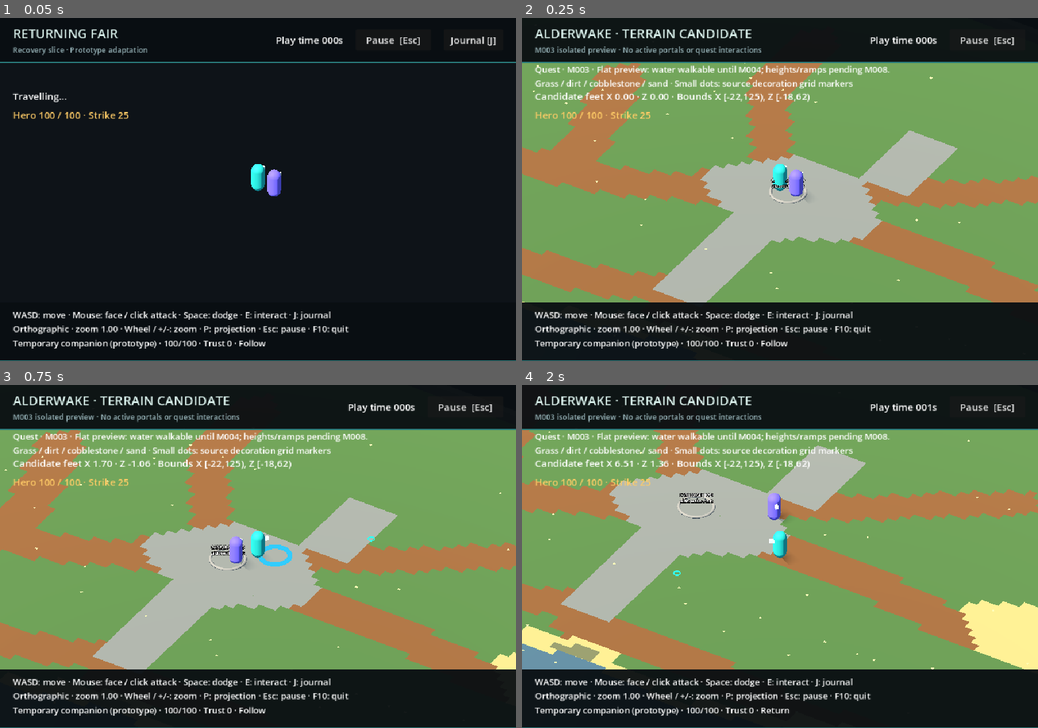
Above: before the commit, frames 1-4 (two rows, left to right).
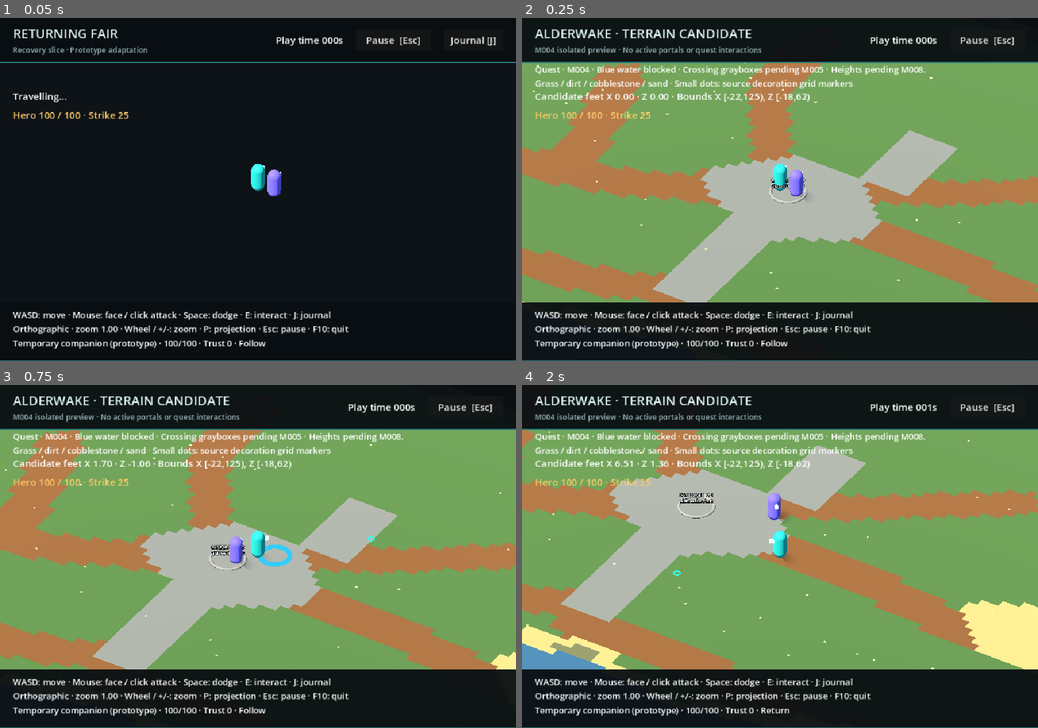
Above: after the commit, the same moments.

Repository: conejoo/game-prototype-3
Game: Godot game, scene res://tests/map_candidate.tscn
Same seed, same stepped clock (60 frames per second), same inputs: the game is played once before the commit and once after it. This scene is started directly instead of the project's main scene.
Inputs (mouse positions are in pixels of both pictures, inside the frame that each line leads up to):
- Up to frame 1 (0.05 s): no input
- Up to frame 2 (0.25 s): no input
- Up to frame 3 (0.75 s): tap Enter at 0.5 s; move the mouse to (371, 539) at 0.52 s; hold D (move_right) from 0.53 s (still down); hold Space (dodge) from 0.53 s (still down); click (371, 539) at 0.67 s
- Up to frame 4 (2 s): tap E (interact) at 0.8, 1.35 s; move the mouse to (676, 573) at 1.27 s; release D (move_right) at 1.28 s; release Space (dodge) at 1.28 s; hold S (move_back) from 1.28 s (still down); tap Space (dodge) at 1.55 s

Frame 1 is identical in both runs. In frame 2, 0.7% of the frame differs, in the area x 5-79%, y 8-17%; in frame 3, 0.7%; in frame 4, 0.8%, in the area x 0-79%, y 8-83%.

Commit message:
Implement M004 authored water and exit blockers

Diff:
--- a/game/tests/map_candidate_checks.gd
+++ b/game/tests/map_candidate_checks.gd
@@ -16,7 +16,7 @@
 	var location: AlderwakeTerrainPreview = game.world_host.current_location
 	_check(location != null and location.build_errors.is_empty(), "Candidate did not initialize")
 	_check(location.bounds == Rect2(-22, -18, 147, 80), "Full logical bounds differ")
-	_check(location.batch_count == 7, "Terrain must use seven layer/material batches, not per-cell nodes")
+	_check(location.batch_count == 6, "Terrain must use six layer/material batches plus separate water union, not per-cell nodes")
 	_check(location.interactables().is_empty() and location.destination_id.is_empty(), "Candidate activated gameplay records")
 	_check(game.party.members().size() == 2, "Candidate changed party ownership")
 	_check(game.save_repository.path == "user://saves/playtest-map-candidate.json", "Candidate must default to isolated save slot")
@@ -50,10 +50,14 @@
 	# Raycast centers across all 11,760 gameplay cells; one authoritative flat floor.
 	var space: PhysicsDirectSpaceState3D = location.get_world_3d().direct_space_state
 	var floor_count: int = 0
+	var excluded_blockers: Array[RID] = []
+	for body: Node in location.water_blockers.get_children():
+		if body is StaticBody3D:
+			excluded_blockers.append(body.get_rid())
 	for z: int in range(-18, 62):
 		for x: int in range(-22, 125):
 			var feet: Vector3 = Vector3(x + 0.5, 0, z + 0.5)
-			var hit: Dictionary = space.intersect_ray(PhysicsRayQueryParameters3D.create(feet + Vector3.UP, feet + Vector3.DOWN, 1))
+			var hit: Dictionary = space.intersect_ray(PhysicsRayQueryParameters3D.create(feet + Vector3.UP, feet + Vector3.DOWN, 1, excluded_blockers))
 			if not hit.is_empty() and absf((hit.position as Vector3).y) < 0.005 and (hit.normal as Vector3).y > 0.99:
 				floor_count += 1
 	_check(floor_count == 11760, "Flat floor contains holes or wrong heights")
--- a/game/tests/map_candidate_root.gd
+++ b/game/tests/map_candidate_root.gd
@@ -12,15 +12,15 @@
 	save_repository = SaveRepository.new("user://saves/playtest-map-candidate.json")
 	await super._ready()
 	ui.get_node("Screen/Header/Margin/Row/Titles/Title").text = "ALDERWAKE · TERRAIN CANDIDATE"
-	ui.location_label.text = "M003 isolated preview · No active portals or quest interactions"
+	ui.location_label.text = "M004 isolated preview · No active portals or quest interactions"
 	ui.journal_button.visible = false
-	print("M003 candidate ready: ", JSON.stringify(world_host.current_location.preview_report))
+	print("M004 candidate ready: ", JSON.stringify(world_host.current_location.preview_report))
 	if "--candidate-paused" in OS.get_cmdline_user_args():
 		_set_paused(true)
 
 
 func _refresh_journal() -> void:
-	ui.show_objective("M003 · Flat preview: water walkable until M004; heights/ramps pending M008.\nGrass / dirt / cobblestone / sand · Small dots: source decoration grid markers")
+	ui.show_objective("M004 · Blue water blocked · Crossing grayboxes pending M005 · Heights pending M008.\nGrass / dirt / cobblestone / sand · Small dots: source decoration grid markers")
 
 
 func _refresh_interaction() -> void:
--- /dev/null
+++ b/game/tests/map_water_checks.gd
@@ -0,0 +1,158 @@
+extends SceneTree
+## M004 synthetic placements/sweeps; ordinary rendered input is separate evidence.
+
+var failures: PackedStringArray = []
+
+
+func _initialize() -> void:
+	_run.call_deferred()
+
+
+func _run() -> void:
+	var game: Node3D = load("res://tests/map_candidate.tscn").instantiate()
+	root.add_child(game)
+	await game.world_host.transition_finished
+	await physics_frame
+	var location: AlderwakeTerrainPreview = game.world_host.current_location
+	var water: AlderwakeWaterBlockers = location.water_blockers
+	var space: PhysicsDirectSpaceState3D = location.get_world_3d().direct_space_state
+	var expected: int = 0
+	for record: Dictionary in location.layout.colliders:
+		if not (str(record.id).begins_with("moonwood-water-") or str(record.id).begins_with("south-water-") or record.id in ["passenger-basin-water-01", "future-exit-gate"]):
+			continue
+		expected += 1
+		var body: StaticBody3D = water.get_node(str(record.id))
+		var shape: BoxShape3D = body.get_child(0).shape
+		var r: Array = record.rect_xz_m
+		_check(body.get_meta("source_collider_id") == record.id, "Lost authored collider ID")
+		_check(body.position.distance_to(Vector3(r[0] + r[2] / 2, 1.4, r[1] + r[3] / 2)) < 0.001, "Collider registration: " + str(record.id))
+		_check(shape.size.distance_to(Vector3(r[2], 3.2, r[3])) < 0.001, "Collider extents: " + str(record.id))
+	_check(water.records.size() + 1 == expected, "Water inventory mismatch")
+	print("M004 exact authored blockers: ", expected, " (water=", water.records.size(), ") union cells=", water.water_cells.size())
+	# Every occupied half-metre cell has real physics; every exposed edge gets
+	# radius-aware motion sweeps at <=0.1m spacing, including tile/record seams.
+	var capsule: CapsuleShape3D = CapsuleShape3D.new()
+	capsule.radius = 0.35
+	capsule.height = 1.6
+	var occupied: int = 0
+	var sweep_count: int = 0
+	for cell: Vector2i in water.water_cells:
+		var center: Vector2 = location.bounds.position + Vector2(cell) * 0.5 + Vector2.ONE * 0.25
+		var hit: Dictionary = space.intersect_ray(PhysicsRayQueryParameters3D.create(Vector3(center.x, 4, center.y), Vector3(center.x, 0.8, center.y), 1))
+		_check(not hit.is_empty() and hit.collider.get_parent() == water, "Water cell missing physics: " + str(cell))
+		occupied += 1
+		for direction: Vector2i in [Vector2i.LEFT, Vector2i.RIGHT, Vector2i.UP, Vector2i.DOWN]:
+			if water.water_cells.has(cell + direction):
+				continue
+			var normal: Vector2 = Vector2(direction)
+			var tangent: Vector2 = Vector2(-normal.y, normal.x)
+			for offset: float in [-0.2, -0.1, 0.0, 0.1, 0.2]:
+				var edge: Vector2 = center + normal * 0.25 + tangent * offset
+				var start: Vector2 = edge + normal * 0.7
+				var query: PhysicsShapeQueryParameters3D = PhysicsShapeQueryParameters3D.new()
+				query.shape = capsule
+				query.transform = Transform3D(Basis.IDENTITY, Vector3(start.x, 0.82, start.y))
+				query.collision_mask = 1
+				if not location.bounds.has_point(start) or not space.intersect_shape(query).is_empty():
+					continue # no dry actor approach at this concave corner/perimeter
+				query.motion = Vector3(-normal.x, 0, -normal.y) * 1.4
+				var fractions: PackedFloat32Array = space.cast_motion(query)
+				_check(fractions[0] < 0.4, "Capsule sweep leaks exposed water edge: " + str(edge))
+				sweep_count += 1
+	_check(sweep_count > 1000, "Insufficient exposed-edge capsule coverage")
+	print("M004 occupied cells=", occupied, " exposed-edge capsule sweeps=", sweep_count, " spacing<=0.1m")
+	var nav_map: RID = location.get_world_3d().navigation_map
+	await physics_frame
+	await physics_frame
+	await process_frame
+	NavigationServer3D.map_force_update(nav_map)
+	_check(NavigationServer3D.map_get_regions(nav_map).has(location.navigation_region.get_rid()), "Dry navigation region absent from server")
+	var dry_start: Vector3 = NavigationServer3D.map_get_closest_point(nav_map, Vector3.ZERO)
+	_check(dry_start.distance_to(Vector3.ZERO) <= 0.3, "Provisional dry start not navigable")
+	var dry_return: Vector3 = NavigationServer3D.map_get_closest_point(nav_map, Vector3(107.25, 0, 1.25))
+	_check(dry_return.distance_to(Vector3(107.25, 0, 1.25)) <= 0.3, "Provisional dry return not navigable")
+	var minimum_water_nav_distance: float = INF
+	for cell: Vector2i in water.water_cells:
+		var center: Vector2 = location.bounds.position + Vector2(cell) * 0.5 + Vector2.ONE * 0.25
+		var point: Vector3 = Vector3(center.x, 0, center.y)
+		var closest: Vector3 = NavigationServer3D.map_get_closest_point(nav_map, point)
+		minimum_water_nav_distance = minf(minimum_water_nav_distance, Vector2(closest.x, closest.z).distance_to(center))
+		_check(Vector2(closest.x, closest.z).distance_to(center) >= 0.4 and absf(closest.y) <= 0.21, "Water union contains usable navigation: " + str(cell))
+	print("M004 dry nav polygons=", location.navigation_region.navigation_mesh.get_polygon_count(), " water center min horizontal distance=", minimum_water_nav_distance, " dry start=", dry_start)
+	for point: Vector3 in [Vector3(98.5, 0, -2.5), Vector3(98.5, 0, 1.5), Vector3(70.5, 0, 10.5), Vector3(70.5, 0, 14.5), Vector3(35, 0, 25), Vector3(-10, 0, 25), Vector3(114.5, 0, -15.5), Vector3(124.25, 0, -7)]:
+		var closest: Vector3 = NavigationServer3D.map_get_closest_point(nav_map, point)
+		_check(Vector2(closest.x, closest.z).distance_to(Vector2(point.x, point.z)) >= 0.4, "Blocked point remained navigable: " + str(point))
+		_check(absf(closest.y) <= 0.21, "Navigation baked blocker top")
+	# Both authored three-metre openings remain empty, without deck/rail claims.
+	for opening: Rect2 in [Rect2(95, -2, 8, 3), Rect2(67, 11, 7, 3)]:
+		var z: float = opening.position.y + 0.4
+		while z < opening.end.y - 0.39:
+			var x: float = opening.position.x + 0.4
+			while x < opening.end.x - 0.39:
+				var query: PhysicsShapeQueryParameters3D = PhysicsShapeQueryParameters3D.new()
+				query.shape = capsule
+				query.transform = Transform3D(Basis.IDENTITY, Vector3(x, 0.82, z))
+				query.collision_mask = 1
+				_check(space.intersect_shape(query).is_empty(), "Authored crossing opening blocked")
+				x += 0.1
+			z += 0.1
+	_check(game.world_host._placement_errors(location.find_spawn("alderwake-start")).is_empty(), "Start party pad unsafe")
+	_check(game.world_host._placement_errors(location.find_spawn("alderwake-from-tollworks")).is_empty(), "Return party pad unsafe")
+	game.companion_ai.enabled = false
+	game.companion.set_physics_process(false)
+	var hero: ActorPlaceholder = game.player_placeholder
+	hero.set_physics_process(false)
+	hero.player_controlled = false
+	hero.combat_enabled = true
+	var cases: Array[Dictionary] = [
+		{"id": "bridge-north", "start": Vector3(98.5, 0, -0.5), "dir": Vector3.FORWARD},
+		{"id": "bridge-south", "start": Vector3(98.5, 0, -0.5), "dir": Vector3.BACK},
+		{"id": "ford-north", "start": Vector3(70.5, 0, 12.5), "dir": Vector3.FORWARD},
+		{"id": "ford-south", "start": Vector3(70.5, 0, 12.5), "dir": Vector3.BACK},
+		{"id": "bridge-row-seam", "start": Vector3(96, 0, -3), "dir": Vector3.RIGHT},
+		{"id": "ford-row-corner", "start": Vector3(67, 0, 13), "dir": Vector3(1, 0, 1).normalized()},
+		{"id": "basin-west", "start": Vector3(26.5, 0, 25), "dir": Vector3.RIGHT},
+		{"id": "lake-tip", "start": Vector3(114.5, 0, -17), "dir": Vector3.BACK},
+		{"id": "south-shore", "start": Vector3(-10, 0, 13), "dir": Vector3.BACK},
+		{"id": "water-perimeter-seam", "start": Vector3(-21.5, 0, 14), "dir": Vector3(-1, 0, 1).normalized()},
+		{"id": "closed-east-gate", "start": Vector3(121.5, 0, -7), "dir": Vector3.RIGHT}]
+	for test: Dictionary in cases:
+		for dodge: bool in [false, true]:
+			hero.global_position = test.start
+			hero.velocity = Vector3.ZERO
+			hero.combat.cancel()
+			hero.move_direction(test.dir)
+			await physics_frame
+			if dodge:
+				_check(hero.request_dodge(test.dir), "Fixture dodge rejected")
+			var contacts: bool = false
+			for step: int in range(90):
+				var previous: Vector3 = hero.global_position
+				hero._physics_process(1.0 / 60.0)
+				contacts = contacts or hero.get_slide_collision_count() > 0
+				_check(absf(hero.global_position.y) < 0.05, "Hero fell or climbed water/gate")
+				# Inspect every <=0.1m point along real walk/dodge displacement.
+				var samples: int = maxi(1, ceili(previous.distance_to(hero.global_position) / 0.1))
+				for sample: int in range(samples + 1):
+					var feet: Vector3 = previous.lerp(hero.global_position, float(sample) / samples)
+					for record: Dictionary in water.records:
+						var r: Array = record.rect_xz_m
+						_check(not Rect2(r[0], r[1], r[2], r[3]).has_point(Vector2(feet.x, feet.z)), "Walking/dodge entered water: " + str(test.id))
+			_check(contacts and hero.global_position.distance_to(test.start) < 3.0, "Hero passed blocker: " + str(test.id))
+			_check(hero.global_position.x <= 124.66 and hero.global_position.x >= -21.66, "Hero escaped bounds")
+			if test.id == "closed-east-gate":
+				_check(hero.global_position.x <= 122.66, "Hero passed closed exit")
+			print("M004 actual hero ", test.id, " dodge=", dodge, " feet=", hero.global_position)
+	game.queue_free()
+	await process_frame
+	if failures.is_empty():
+		print("M004 map_water_checks PASS: authored inventory/registration, water union, capsule edges/seams, four negative probes, actual walk/dodge, floor/bounds/gate, dry navigation, opening/party clearance")
+	else:
+		for failure: String in failures:
+			push_error(failure)
+	quit(0 if failures.is_empty() else 1)
+
+
+func _check(condition: bool, message: String) -> void:
+	if not condition and not failures.has(message):
+		failures.append(message)
--- a/game/world/map_candidate/terrain_preview.gd
+++ b/game/world/map_candidate/terrain_preview.gd
@@ -1,6 +1,6 @@
 class_name AlderwakeTerrainPreview
 extends PrototypeLocation
-## M003 only: source-registered flat preview. No water/prop/cliff blockers yet.
+## M003/M004: source-registered flat preview with independent water blockers.
 
 const LAYOUT_PATH: String = "res://content/maps/alderwake_layout.json"
 const COLORS: Dictionary[String, Color] = {
@@ -17,6 +17,7 @@
 var preview_report: Dictionary = {}
 var bounds: Rect2
 var batch_count: int = 0
+var water_blockers: AlderwakeWaterBlockers
 
 
 func _init() -> void:
@@ -50,12 +51,16 @@
 	_add_box("BoundaryEast", Vector3(bounds.end.x + 0.2, 1.5, center.y), Vector3(0.4, 3.0, bounds.size.y + 0.8))
 	_add_box("BoundaryNorth", Vector3(center.x, 1.5, bounds.position.y - 0.2), Vector3(bounds.size.x + 0.8, 3.0, 0.4))
 	_add_box("BoundarySouth", Vector3(center.x, 1.5, bounds.end.y + 0.2), Vector3(bounds.size.x + 0.8, 3.0, 0.4))
+	water_blockers = AlderwakeWaterBlockers.new()
+	water_blockers.build(layout, bounds)
+	add_child(water_blockers)
 	var spawns: Node3D = Node3D.new()
 	spawns.name = "Spawns"
 	add_child(spawns)
 	_add_spawn(spawns, "alderwake-start", Vector3(float(layout.spawn_xyz_m[0]), 0, float(layout.spawn_xyz_m[2])))
 	_add_spawn(spawns, "alderwake-from-tollworks", Vector3(107.25, 0, 1.25))
-	preview_report["limits"] = "Flat level-zero preview; water walkable until M004; elevation M008; provisional flat navigation M009; raw decoration grid markers, sprites M011; art/props/portals inactive."
+	preview_report["water"] = {"authored_records": water_blockers.records.size(), "union_half_metre_cells": water_blockers.water_cells.size(), "closed_exit": true}
+	preview_report["limits"] = "M004 authored water/gate blocked; flat elevation M008; dry-only provisional navigation M009; crossings M005; raw grid markers, landscape M011; art/props/portals inactive."
 
 
 func resolve_layer(layer: Dictionary) -> Dictionary:
@@ -113,6 +118,10 @@
 	for value: Variant in rectangles:
 		var record: Dictionary = value
 		var key: String = "raw-marker" if str(record.key).begins_with("raw:") else str(record.key)
+		# Water paint remains inventoried; authored occupancy owns the M004
+		# neutral preview. This keeps painted crossing/dock openings visibly dry.
+		if key == "water":
+			continue
 		if not batches.has(key):
 			var surface: SurfaceTool = SurfaceTool.new()
 			surface.begin(Mesh.PRIMITIVE_TRIANGLES)
@@ -188,18 +197,23 @@
 
 
 func prepare_navigation() -> PackedStringArray:
-	# Provisional unobstructed flat surface so existing party lifecycle can run.
-	# M009 must replace this after real water, props and heights exist.
+	# M004 provisional dry-only bake; M009 owns complete exterior strategy.
 	if navigation_region != null:
 		return PackedStringArray()
-	var inner: Rect2 = bounds.grow(-0.4)
 	var mesh: NavigationMesh = NavigationMesh.new()
+	mesh.cell_size = 0.2
+	mesh.cell_height = 0.1
+	# Tight contour error preserves stepped bank corners rather than allowing
+	# simplified polygons to cut into the authored water occupancy.
+	mesh.edge_max_error = 0.1
 	mesh.agent_radius = 0.4
 	mesh.agent_height = 1.6
-	mesh.vertices = PackedVector3Array([
-		Vector3(inner.position.x, 0, inner.position.y), Vector3(inner.end.x, 0, inner.position.y),
-		Vector3(inner.end.x, 0, inner.end.y), Vector3(inner.position.x, 0, inner.end.y)])
-	mesh.add_polygon(PackedInt32Array([0, 1, 2, 3]))
+	mesh.agent_max_climb = 0.1
+	var geometry: NavigationMeshSourceGeometryData3D = NavigationMeshSourceGeometryData3D.new()
+	geometry.add_faces(water_blockers.surface_faces(bounds, false), Transform3D.IDENTITY)
+	NavigationServer3D.bake_from_source_geometry_data(mesh, geometry)
+	if mesh.get_polygon_count() == 0:
+		return PackedStringArray(["candidate has no dry navigation"])
 	navigation_region = NavigationRegion3D.new()
 	navigation_region.navigation_mesh = mesh
 	add_child(navigation_region)
--- /dev/null
+++ b/game/world/map_candidate/water_blockers.gd
@@ -0,0 +1,107 @@
+class_name AlderwakeWaterBlockers
+extends Node3D
+## M004: authored water occupancy, independent of tile art and walkable floor.
+
+const GRID: float = 0.5
+var records: Array[Dictionary] = []
+var water_cells: Dictionary[Vector2i, bool] = {}
+var blocked_cells: Dictionary[Vector2i, bool] = {}
+var gate_rect: Rect2
+
+
+func build(layout: Dictionary, bounds: Rect2) -> void:
+	name = "WaterBlockers"
+	for value: Variant in layout.colliders:
+		var record: Dictionary = value
+		var id: String = record.id
+		var water: bool = id.begins_with("moonwood-water-") or id.begins_with("south-water-") or id == "passenger-basin-water-01"
+		if not water and id != "future-exit-gate":
+			continue
+		var values: Array = record.rect_xz_m
+		var rect: Rect2 = Rect2(float(values[0]), float(values[1]), float(values[2]), float(values[3]))
+		_add_collider(id, rect)
+		if water:
+			records.append(record)
+		else:
+			gate_rect = rect
+		# Pinned water/gate bounds lie exactly on the half-metre grid. Reject
+		# future incompatible records rather than silently snapping geometry.
+		for coordinate: float in [rect.position.x, rect.position.y, rect.end.x, rect.end.y]:
+			assert(is_equal_approx(coordinate / GRID, roundf(coordinate / GRID)), "water/gate bounds must fit preview grid")
+		for z: int in range(roundi((rect.position.y - bounds.position.y) / GRID), roundi((rect.end.y - bounds.position.y) / GRID)):
+			for x: int in range(roundi((rect.position.x - bounds.position.x) / GRID), roundi((rect.end.x - bounds.position.x) / GRID)):
+				blocked_cells[Vector2i(x, z)] = true
+				if water:
+					water_cells[Vector2i(x, z)] = true
+	# No sprite/paint rectangle owns physics. One independent union mesh shows
+	# exact authored water footprint, including overlaps and basin omissions.
+	var visuals: Node3D = Node3D.new()
+	visuals.name = "WaterVisuals"
+	add_child(visuals)
+	var faces: PackedVector3Array = surface_faces(bounds, true, 0.015)
+	var surface: SurfaceTool = SurfaceTool.new()
+	surface.begin(Mesh.PRIMITIVE_TRIANGLES)
+	for vertex: Vector3 in faces:
+		surface.set_normal(Vector3.UP)
+		surface.add_vertex(vertex)
+	var instance: MeshInstance3D = MeshInstance3D.new()
+	instance.name = "AuthoredWaterPreview"
+	instance.mesh = surface.commit()
+	var material: StandardMaterial3D = StandardMaterial3D.new()
+	material.albedo_color = Color(0.22, 0.39, 0.53)
+	material.roughness = 1.0
+	material.cull_mode = BaseMaterial3D.CULL_DISABLED
+	instance.material_override = material
+	visuals.add_child(instance)
+	var gate_visual: MeshInstance3D = MeshInstance3D.new()
+	gate_visual.name = "ClosedExitPreview"
+	var gate_mesh: BoxMesh = BoxMesh.new()
+	gate_mesh.size = Vector3(gate_rect.size.x, 0.6, gate_rect.size.y)
+	gate_visual.mesh = gate_mesh
+	gate_visual.position = Vector3(gate_rect.get_center().x, 0.3, gate_rect.get_center().y)
+	visuals.add_child(gate_visual)
+
+
+func _add_collider(id: String, rect: Rect2) -> void:
+	var body: StaticBody3D = StaticBody3D.new()
+	body.name = id
+	body.set_meta("source_collider_id", id)
+	body.position = Vector3(rect.get_center().x, 1.4, rect.get_center().y)
+	body.collision_layer = 1
+	body.collision_mask = 0
+	var collider: CollisionShape3D = CollisionShape3D.new()
+	var shape: BoxShape3D = BoxShape3D.new()
+	shape.size = Vector3(rect.size.x, 3.2, rect.size.y)
+	collider.shape = shape
+	body.add_child(collider)
+	add_child(body)
+
+
+func surface_faces(bounds: Rect2, water: bool, height: float = 0.0) -> PackedVector3Array:
+	# Row runs form explicit dry navigation input or water visual triangles.
+	# Navigation never parses blocker tops, terrain art or the full base floor.
+	var faces: PackedVector3Array = []
+	var width: int = roundi(bounds.size.x / GRID)
+	var depth: int = roundi(bounds.size.y / GRID)
+	for z: int in range(depth):
+		var x: int = 0
+		while x < width:
+			var include: bool = water_cells.has(Vector2i(x, z)) if water else not blocked_cells.has(Vector2i(x, z))
+			if not include:
+				x += 1
+				continue
+			var start: int = x
+			x += 1
+			while x < width and (water_cells.has(Vector2i(x, z)) if water else not blocked_cells.has(Vector2i(x, z))):
+				x += 1
+			var left: float = bounds.position.x + start * GRID
+			var right: float = bounds.position.x + x * GRID
+			var top: float = bounds.position.y + z * GRID
+			var bottom: float = top + GRID
+			var a: Vector3 = Vector3(left, height, top)
+			var b: Vector3 = Vector3(right, height, top)
+			var c: Vector3 = Vector3(right, height, bottom)
+			var d: Vector3 = Vector3(left, height, bottom)
+			# Godot front faces use clockwise winding when viewed from above.
+			faces.append_array(PackedVector3Array([a, b, c, a, c, d]))
+	return faces
Not shown, added: game/tests/map_water_checks.gd.uid
Not shown, added: game/world/map_candidate/water_blockers.gd.uid
Not shown, changed: docs/map-migration/CHECKLIST.md
Not shown, changed: docs/map-migration/CURRENT_STATE.md
Not shown, changed: tools/map_migration/CANDIDATE.md
